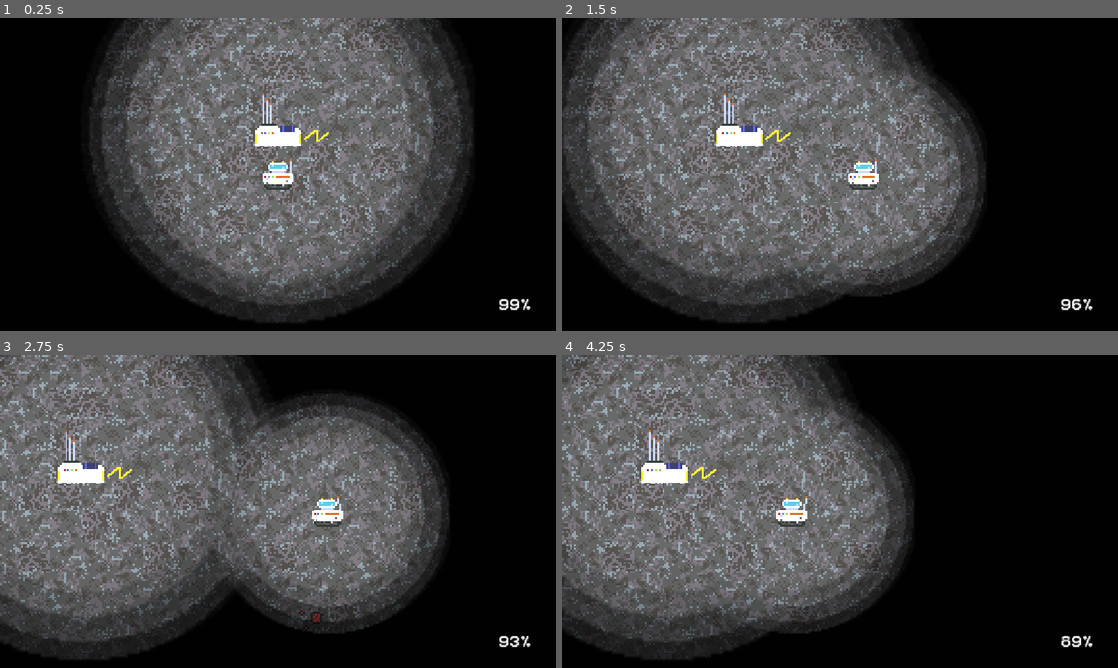
Above: before the commit, frames 1-4 (two rows, left to right).
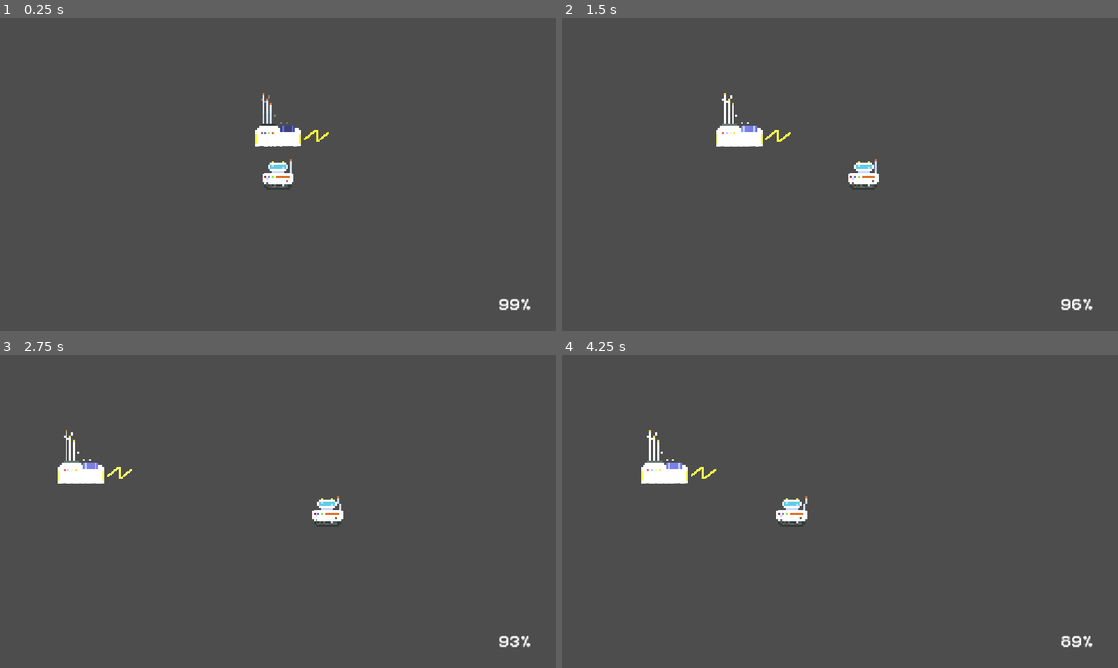
Above: after the commit, the same moments.

Repository: DanielDe8/Moonrunner
Game: Godot game, scene res://Scenes/Main.tscn
The game is run twice, just before and just after one commit, with the same random seed, the same clock (stepped at 60 frames per second) and the same inputs.
Inputs (mouse positions are in pixels of both pictures, inside the frame that each line leads up to):
- Up to frame 1 (0.25 s): no input
- Up to frame 2 (1.5 s): tap Enter at 0.5 s; move the mouse to (962, 158) at 0.52 s; hold Right (right) 0.53-1.25 s; hold M (mine) 0.53-1.25 s; click (962, 158) at 0.67 s; drag from (728, 190) to (995, 312) at 1.27 s
- Up to frame 3 (2.75 s): move the mouse to (333, 442) at 2.02 s; hold Right (right) from 2.03 s (still down); hold M (mine) from 2.03 s (still down)
- Up to frame 4 (4.25 s): release Right (right) at 2.75 s; release M (mine) at 2.75 s; drag from (812, 574) to (873, 621) at 2.77 s; move the mouse to (1006, 558) at 3.52 s; hold Left (left) from 3.53 s (still down); hold M (mine) from 3.53 s (still down)

The runs differ from the first frame. In frame 1, 79% of the frame differs, in the area x 0-100%, y 0-100%; in frame 2, 77%; in frame 3, 74%; in frame 4, 81%.

Commit message:
add silo textures 0 to 30

Diff:
--- a/Objects/player.tscn
+++ b/Objects/player.tscn
@@ -181,7 +181,7 @@
 shape = SubResource("CircleShape2D_kln2b")
 
 [node name="DirectionalLight2D" type="DirectionalLight2D" parent="." unique_id=2009509175]
-energy = 0.99
+energy = 0.0
 blend_mode = 1
 
 [node name="PointLight2D" type="PointLight2D" parent="." unique_id=761549764]
--- a/Scripts/ore_spawner.gd
+++ b/Scripts/ore_spawner.gd
@@ -6,17 +6,27 @@
 	Vector2i.DOWN,
 	Vector2i.UP
 ]
+const IMAGE_EXTENSIONS: Array[String] = ["png", "webp", "jpg", "jpeg", "svg"]
 
 @export var map_seed: int = 0
 @export var view_radius: int = 22
 @export var max_view_radius: int = 60
 
+@export_group("Rocks")
+@export var rock_prefix: String = "rock"
+@export var rock_folder: String = "res://Assets"    # scanned recursively
+@export_range(0.0, 1.0, 0.001) var rock_spawn_chance: float = 0.02
+@export var rock_min_distance: int = 6    # keep rocks away from the camp
+@export var rock_max_distance: int = -1    # -1 = no limit
+
 @onready var ground_layer: TileMapLayer = $"../TileMapLayer"
 @onready var player: CharacterBody2D = $"../player"
 
 var active_seed: int = 0
 var base_cell := Vector2i.ZERO
 var spawn_configs: Array[Dictionary] = []
+var rock_tiles: Array[Dictionary] = []
+var rock_textures: Array[Texture2D] = []
 var generated_cells: Dictionary = {}
 var occupied_cells: Dictionary = {}
 var pending_spawns: Dictionary = {}
@@ -25,7 +35,16 @@
 
 
 func _ready() -> void:
+	# Wait one frame to ensure the parent node and its exports are fully ready
+	await get_tree().process_frame
+
+	# Set base_cell to the player's starting position so distance checks work
+	if player != null:
+		base_cell = ground_layer.local_to_map(player.global_position)
+
 	load_spawn_configs()
+	discover_rock_tiles()
+	discover_rock_textures()
 	ground_layer.clear()
 	clear()
 	update_map()
@@ -38,10 +57,17 @@
 func load_spawn_configs() -> void:
 	spawn_configs.clear()
 	var main_node := get_parent()
+
 	if main_node == null or not ("spawnable_objects" in main_node):
-		return
-
-	for scene in main_node.spawnable_objects:
+		push_warning("Parent node missing or has no 'spawnable_objects' property!")
+		return
+
+	var objects = main_node.get("spawnable_objects")
+	if objects == null or objects.is_empty():
+		push_warning("Parent node's 'spawnable_objects' array is empty! Assign your ore scenes in the Inspector.")
+		return
+
+	for scene in objects:
 		if scene == null:
 			continue
 		var sample: Node = scene.instantiate()
@@ -56,6 +82,98 @@
 		sample.free()
 		spawn_configs.append(config)
 
+	print("Successfully loaded ", spawn_configs.size(), " ore spawn config(s).")
+
+
+# ---------- Rock discovery ----------
+
+func _is_rock_name(value: Variant) -> bool:
+	if not (value is String or value is StringName):
+		return false
+	return String(value).to_lower().begins_with(rock_prefix.to_lower())
+
+
+func discover_rock_tiles() -> void:
+	rock_tiles.clear()
+	if tile_set == null:
+		push_warning("No TileSet on the overlay layer, so no rock tiles found.")
+		return
+
+	var data_layers: Array[String] = []
+	for i in tile_set.get_custom_data_layers_count():
+		data_layers.append(tile_set.get_custom_data_layer_name(i))
+
+	for i in tile_set.get_source_count():
+		var sid: int = tile_set.get_source_id(i)
+		var source: TileSetSource = tile_set.get_source(sid)
+
+		if source is TileSetAtlasSource:
+			var atlas := source as TileSetAtlasSource
+			var source_match: bool = _is_rock_name(atlas.resource_name)
+			if not source_match and atlas.texture != null:
+				source_match = _is_rock_name(atlas.texture.resource_path.get_file())
+
+			for t in atlas.get_tiles_count():
+				var coords: Vector2i = atlas.get_tile_id(t)
+				for a in atlas.get_alternative_tiles_count(coords):
+					var alt: int = atlas.get_alternative_tile_id(coords, a)
+					var matched: bool = source_match
+					if not matched:
+						var data: TileData = atlas.get_tile_data(coords, alt)
+						for layer_name in data_layers:
+							if _is_rock_name(data.get_custom_data(layer_name)):
+								matched = true
+								break
+					if matched:
+						rock_tiles.append({"source": sid, "coords": coords, "alt": alt})
+
+		elif source is TileSetScenesCollectionSource:
+			var scenes := source as TileSetScenesCollectionSource
+			var scenes_match: bool = _is_rock_name(scenes.resource_name)
+			for t in scenes.get_scene_tiles_count():
+				var tid: int = scenes.get_scene_tile_id(t)
+				var packed: PackedScene = scenes.get_scene_tile_scene(tid)
+				var file_match: bool = packed != null and _is_rock_name(packed.resource_path.get_file())
+				if scenes_match or file_match:
+					rock_tiles.append({"source": sid, "coords": Vector2i.ZERO, "alt": tid})
+
+	print("Discovered ", rock_tiles.size(), " rock tile(s) in the TileSet")
+
+
+func discover_rock_textures() -> void:
+	rock_textures.clear()
+	_scan_dir(rock_folder)
+	print("Discovered ", rock_textures.size(), " rock image(s) under ", rock_folder)
+	for tex in rock_textures:
+		print("  ", tex.resource_path)
+
+
+func _scan_dir(path: String) -> void:
+	var dir := DirAccess.open(path)
+	if dir == null:
+		push_warning("Cannot open folder: " + path)
+		return
+
+	dir.list_dir_begin()
+	var entry: String = dir.get_next()
+	while entry != "":
+		if dir.current_is_dir():
+			if not entry.begins_with("."):
+				_scan_dir(path.path_join(entry))
+		else:
+			# Exported builds list "x.png.import" / "x.png.remap" instead of "x.png"
+			var file_name: String = entry.trim_suffix(".import").trim_suffix(".remap")
+			if _is_rock_name(file_name) and file_name.get_extension().to_lower() in IMAGE_EXTENSIONS:
+				var full_path: String = path.path_join(file_name)
+				if ResourceLoader.exists(full_path):
+					var tex := load(full_path)
+					if tex is Texture2D and not rock_textures.has(tex):
+						rock_textures.append(tex)
+		entry = dir.get_next()
+	dir.list_dir_end()
+
+
+# ---------- Map generation ----------
 
 func update_map() -> void:
 	if player == null:
@@ -97,19 +215,56 @@
 		pending_spawns.erase(cell)
 		return
 
-	if occupied_cells.has(cell) or spawn_configs.is_empty():
-		return
-
-	var rng := RandomNumberGenerator.new()
-	rng.seed = hash([active_seed, cell.x, cell.y])
-
-	var order := spawn_configs.duplicate()
-	shuffle_array(order, rng)
-
-	for config in order:
-		if can_place_at(cell, config, {}) and rng.randf() < config.spawn_chance:
-			spawn_cluster(cell, config, rng)
-			break
+	if occupied_cells.has(cell):
+		return
+
+	# Ores first
+	if not spawn_configs.is_empty():
+		var rng := RandomNumberGenerator.new()
+		rng.seed = hash([active_seed, cell.x, cell.y])
+
+		var order := spawn_configs.duplicate()
+		shuffle_array(order, rng)
+
+		for config in order:
+			if can_place_at(cell, config, {}) and rng.randf() < config.spawn_chance:
+				spawn_cluster(cell, config, rng)
+				break
+
+	# Then rocks, only if the cell is still free
+	if not occupied_cells.has(cell):
+		try_spawn_rock(cell)
+
+
+func try_spawn_rock(cell: Vector2i) -> void:
+	var pool_size: int = rock_tiles.size() + rock_textures.size()
+	if pool_size == 0:
+		return
+
+	var rock_config := {
+		"min_dist": rock_min_distance,
+		"max_dist": rock_max_distance
+	}
+	if not can_place_at(cell, rock_config, {}):
+		return
+
+	var rock_rng := RandomNumberGenerator.new()
+	rock_rng.seed = hash([active_seed, cell.x, cell.y, "wordentity"])
+
+	if rock_rng.randf() >= rock_spawn_chance:
+		return
+
+	var idx: int = rock_rng.randi_range(0, pool_size - 1)
+	occupied_cells[cell] = true
+
+	if idx < rock_tiles.size():
+		var pick: Dictionary = rock_tiles[idx]
+		set_cell(cell, pick.source, pick.coords, pick.alt)
+	else:
+		var sprite := Sprite2D.new()
+		sprite.texture = rock_textures[idx - rock_tiles.size()]
+		sprite.position = ground_layer.map_to_local(cell)
+		add_child(sprite)
 
 
 func can_place_at(cell: Vector2i, config: Dictionary, own_cluster: Dictionary) -> bool:
Binary file added: Assets/base_silo_0.png
Not shown, added: Assets/base_silo_0.png.import
Binary file added: Assets/base_silo_1.png
Not shown, added: Assets/base_silo_1.png.import
Binary file added: Assets/base_silo_10.png
Not shown, added: Assets/base_silo_10.png.import
Binary file added: Assets/base_silo_11.png
Not shown, added: Assets/base_silo_11.png.import
Binary file added: Assets/base_silo_12.png
Not shown, added: Assets/base_silo_12.png.import
Binary file added: Assets/base_silo_13.png
Not shown, added: Assets/base_silo_13.png.import
(and 61 more such lines)
